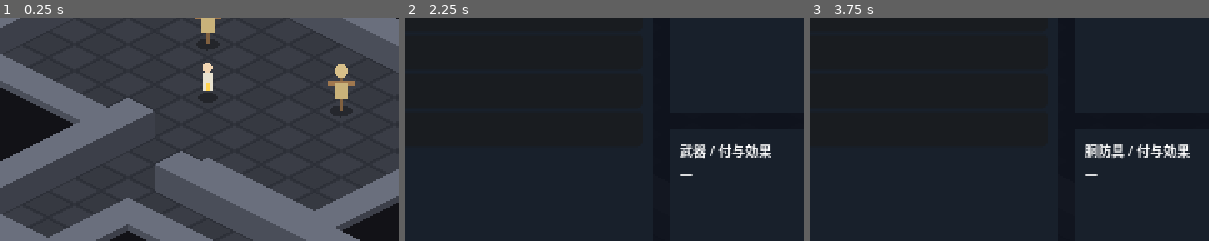
Above: before the commit, frames 1-3 (left to right).
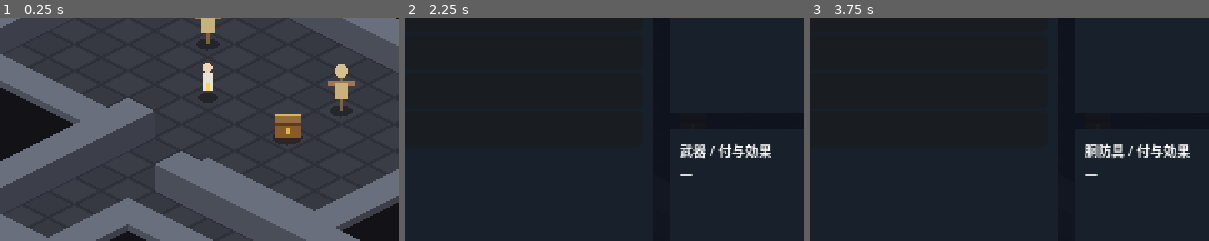
Above: after the commit, the same moments.

Repository: fururun/HackSla
Game: Godot game, scene res://scenes/main/main.tscn
Two runs of this game, one before a commit and one after it. Both use one fixed random seed, a clock stepped at 60 frames per second and the inputs below.
Inputs (mouse positions are % of the whole screen's width and height, from its top left):
- Up to frame 1 (0.25 s): no input
- Up to frame 2 (2.25 s): tap Enter at 0.5 s; move the mouse to (72, 45) at 0.52 s; hold D (move_right) 0.53-1.25 s; hold I (toggle_equip_screen) 0.53-1.25 s; click (72, 45) at 0.67 s; click "閉じる [I]" at 1.25 s; tap F5 (restart_game) at 2 s; move the mouse to (30, 55) at 2.02 s; hold S (move_down) from 2.03 s (still down); tap I (toggle_equip_screen) at 2.1 s
- Up to frame 3 (3.75 s): release S (move_down) at 2.75 s; click "武器 —" at 2.75 s; click "胴防具 —" at 3.5 s
The pictures show only the part of the screen within x 24-74%, y 35-85%; the shares and areas given below are measured in that part.

The runs differ from the first frame. In frame 1, 0.9% of the frame differs, in the area x 68-76%, y 43-58%; in frame 2, less than 0.1%; in frame 3, less than 0.1%.

Commit message:
最初の広場に宝箱を置く(近づくと開いて、まとまった数のドロップが出る)
マップの印 C=宝箱。TreasureChest を追加。LootDirector.drop_chest で中身を出す。

Co-Authored-By: Claude Sonnet 5.5 <noreply@anthropic.com>

Diff:
--- a/scripts/loot/loot_director.gd
+++ b/scripts/loot/loot_director.gd
@@ -6,6 +6,7 @@
 const SCATTER_RADIUS: float = 18.0
 const CURRENCY_FLIGHT_TIME: float = 0.35
 const SCATTER_ATTEMPTS: int = 8
+const CHEST_XP: int = 40  ## 宝箱の中身の量（敵の xp と同じ計算で、ドロップの枠数が決まる）
 
 var is_valid_position: Callable  ## 散らす位置が置いてよい場所か（Vector2 -> bool）。空なら制限しない
 var rng: RandomNumberGenerator = RandomNumberGenerator.new()
@@ -51,6 +52,15 @@
 		if not is_valid_position.is_valid() or bool(is_valid_position.call(pos)):
 			return pos
 	return origin
+
+
+## 宝箱を開けたとき。敵1体ぶんではなく、まとまった数が出る（CHEST_XP で数が決まる）
+func drop_chest(at: Vector2) -> void:
+	var level: int = int(_level_provider.call())
+	var def := EnemyDef.new()
+	def.xp = CHEST_XP
+	for value: Variant in _roller.roll_drops(def, level, _stash.gems):
+		spawn_drop(value, _scatter_position(at))
 
 
 func spawn_drop(value: Variant, at: Vector2) -> GroundDrop:
--- a/scripts/main/main.gd
+++ b/scripts/main/main.gd
@@ -64,6 +64,13 @@
 	add_child(director)
 	director.setup(manager, player, world, stash, func() -> int: return player.vitals.level)
 	director.is_valid_position = func(pos: Vector2) -> bool: return map.is_floor_at(pos, true)  # 壁の中・壁ぎわに置かない
+	# 宝箱：近づくと開いて、まとまった数のドロップが出る（最初の広場に置く）
+	for pos: Vector2 in map.markers.get("C", []):
+		var chest := TreasureChest.new()
+		chest.position = pos
+		world.add_child(chest)
+		chest.opened.connect(func(c: TreasureChest) -> void: director.drop_chest(c.global_position))
+
 	var equip_screen := EquipScreen.new()
 	equip_screen.name = "EquipScreen"
 	add_child(equip_screen)
--- a/scripts/world/iso_map.gd
+++ b/scripts/world/iso_map.gd
@@ -4,7 +4,7 @@
 ## ドット絵のタイルができたら、make_tileset() の中身を画像の読み込みに差し替える。
 ##
 ## マップの記号:
-##   # 壁    . 床    P プレイヤーの開始位置    D 案山子
+##   # 壁    . 床    P プレイヤーの開始位置    D 案山子    C 宝箱
 ##   s 群れ小鬼の群れ（T08 で使う）    b 岩殻（T08 で使う）
 
 const FLOOR_A := Vector2i(0, 0)
--- /dev/null
+++ b/scripts/world/treasure_chest.gd
@@ -0,0 +1,48 @@
+class_name TreasureChest
+extends Node2D
+## 宝箱。プレイヤーが近づくと開いて、1回だけ中身（ドロップ）を出す。
+## 中身を出すのは LootDirector（opened 信号を受けて drop_chest を呼ぶ）。絵は仮（コードで描く）。
+
+signal opened(chest: TreasureChest)
+
+const OPEN_RADIUS: float = 20.0  ## 地面の距離（Iso.ground_distance）
+
+var is_open: bool = false
+
+
+func _ready() -> void:
+	add_to_group("chests")
+
+
+func _physics_process(_delta: float) -> void:
+	if is_open:
+		return
+	var player := get_tree().get_first_node_in_group("player") as Node2D
+	if player != null and Iso.ground_distance(global_position, player.global_position) <= OPEN_RADIUS:
+		open()
+
+
+func open() -> void:
+	if is_open:
+		return
+	is_open = true
+	queue_redraw()
+	opened.emit(self)
+
+
+func _draw() -> void:
+	draw_set_transform(Vector2.ZERO, 0.0, Vector2(1.0, 0.5))
+	draw_circle(Vector2.ZERO, 9.0, Color(0, 0, 0, 0.35))  # 影
+	draw_set_transform(Vector2.ZERO)
+	var wood := Color("#8a5a2b")
+	var dark := Color("#5e3b1a")
+	var gold := Color("#e0b83c")
+	draw_rect(Rect2(-8, -9, 16, 9), wood)  # 箱の本体
+	draw_rect(Rect2(-8, -9, 16, 2), dark)
+	draw_rect(Rect2(-1, -6, 2, 4), gold)  # 錠前
+	if is_open:
+		draw_rect(Rect2(-8, -16, 16, 4), dark)  # 開いた蓋（後ろに倒れている）
+		draw_rect(Rect2(-6, -9, 12, 3), Color("#2a1a0c"))  # 空の中
+	else:
+		draw_rect(Rect2(-8, -14, 16, 5), wood.lightened(0.1))  # 閉じた蓋
+		draw_rect(Rect2(-8, -14, 16, 1), gold)
--- a/tests/test_main_flow.gd
+++ b/tests/test_main_flow.gd
@@ -70,6 +70,33 @@
 	main.queue_free()
 
 
+func test_start_room_chest_opens_once_and_drops() -> void:
+	var main: Node = await _start_main()
+	var tree: SceneTree = t
+	var chests: Array[Node] = tree.get_nodes_in_group("chests")
+	t.check_eq(chests.size(), 1, "最初の広場に宝箱が1つある")
+	if chests.is_empty():
+		main.queue_free()
+		return
+	var chest := chests[0] as TreasureChest
+	var player := tree.get_first_node_in_group("player") as Player
+	t.check(not chest.is_open, "最初は閉じている")
+	var director: LootDirector = null
+	for child: Node in main.get_children():
+		if child is LootDirector:
+			director = child
+	var before: int = director.active_count()
+	player.global_position = chest.global_position + Vector2(4, 0)
+	for i in 5:
+		await tree.physics_frame
+	t.check(chest.is_open, "近づくと開く")
+	var after_open: int = director.active_count()
+	t.check(after_open > before, "開けるとドロップが地面に出る")
+	chest.open()
+	t.check_eq(director.active_count(), after_open, "2回目は開かない（中身は1回だけ）")
+	main.queue_free()
+
+
 func test_equipment_stats_reach_player() -> void:
 	var main: Node = await _start_main()
 	var player := (t as SceneTree).get_first_node_in_group("player") as Player
Not shown, changed: data/maps/test_01.txt
Not shown, added: scripts/world/treasure_chest.gd.uid
Binary file added: shots/chest.png
Not shown, added: shots/text_check.png.import
